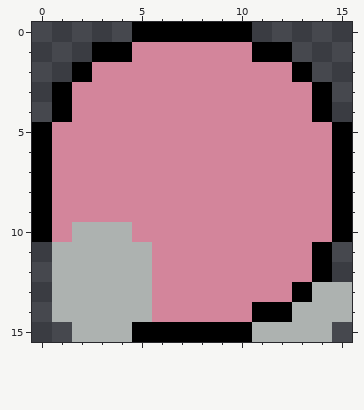
One commit to this pixel-art sprite: game/src/entity/res/pc-back-2.png. The picture above was drawn from the file before the commit.
The file is 16x16 pixels.
After the commit:
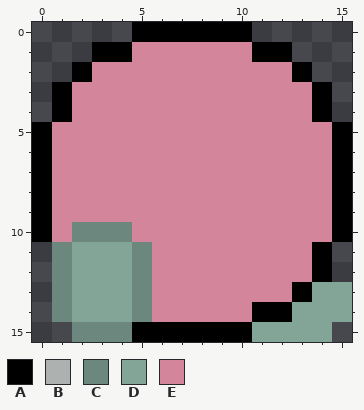
Palette (. is transparent): A #000000  B #adb2b0  C #6c877d  D #83a598  E #d3859b
The exact change:
@@ x 0..15 @@
  9 AEEEEEEEEEEEEEEA
-10 AEBBBEEEEEEEEEEA
-11 .BBBBBEEEEEEEEA.
-12 .BBBBBEEEEEEEEA.
-13 .BBBBBEEEEEEEABB
-14 .BBBBBEEEEEAABBB
-15 ..BBBAAAAAABBBB.
+10 AECCCEEEEEEEEEEA
+11 .CDDDCEEEEEEEEA.
+12 .CDDDCEEEEEEEEA.
+13 .CDDDCEEEEEEEADD
+14 .CDDDCEEEEEAADDD
+15 ..CCCAAAAAADDDD.
Pixel boxes of the changes (left, top, right, bottom) in both pictures:
changed: (52, 222, 152, 342)
changed: (252, 282, 352, 342)
